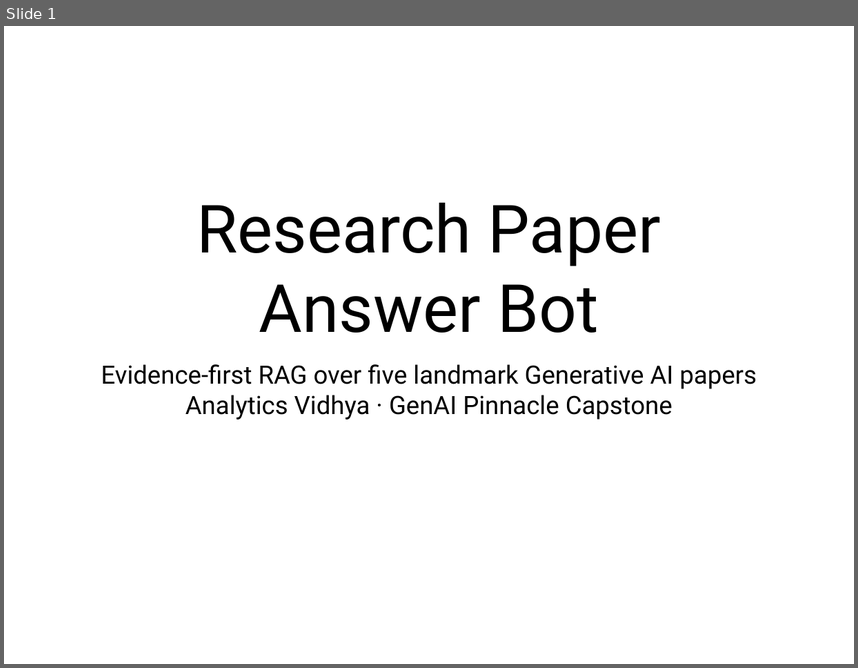
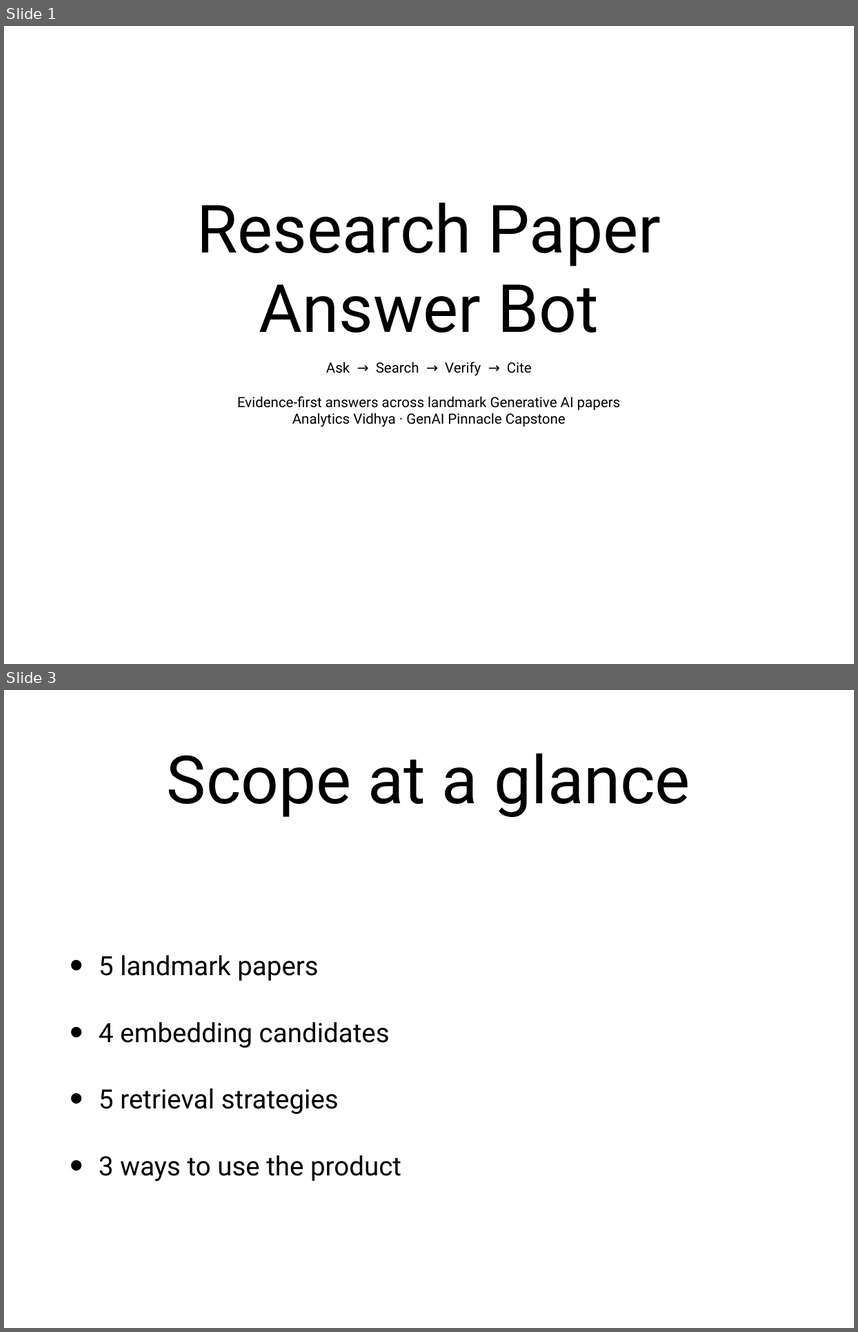
Before and after one commit to dineshshan10/Research_Paper_Capstone, a slide deck: docs/Research_Paper_Capstone_Presentation.pptx. Shown one above the other, each under a label of ours: slide 1 before the commit, slides 1 and 3 after it; the slides between them are not shown. The pictures are 858x668 and 858x1332 pixels, drawn with LibreOffice and Linux fonts; fonts in the diff are those of the drawing. Boxes give left, top, right and bottom in pixels: in the first picture for what was removed or moved away, otherwise in the second. Text is boxed around its words. In the diff, an @@ line names an element or a change of style, - is before the commit and + after.

Commit message:
Redesign capstone presentation

```diff
--- a/docs/Research_Paper_Capstone_Presentation.pptx
+++ b/docs/Research_Paper_Capstone_Presentation.pptx
@@ slide 3 added at box(4, 690, 854, 1328), background #FFFFFF @@
@@ title added at box(167, 753, 691, 817), 80 pt, text #000000 @@
+Scope at a glance
@@ text added at box(99, 955, 401, 1181), 32 pt, text #000000 @@
+• 5 landmark papers
+• 4 embedding candidates
+• 5 retrieval strategies
+• 3 ways to use the product
@@ slide 1 changed as well @@
@@ subtitle at box(237, 361, 620, 410): text changed; size 30.3 to 17 pt @@
-Evidence-first RAG over five landmark Generative AI papers
+Ask → Search → Verify → Cite
+Evidence-first answers across landmark Generative AI papers
@@ subtitle at box(292, 412, 566, 427): size 30.3 to 17 pt in "Analytics Vidhya · GenAI Pinnacle Capstone" @@
```
Also in this commit, not shown: 4 other slides changed, 4 other slides added, 5 slides removed, 1 other file.
